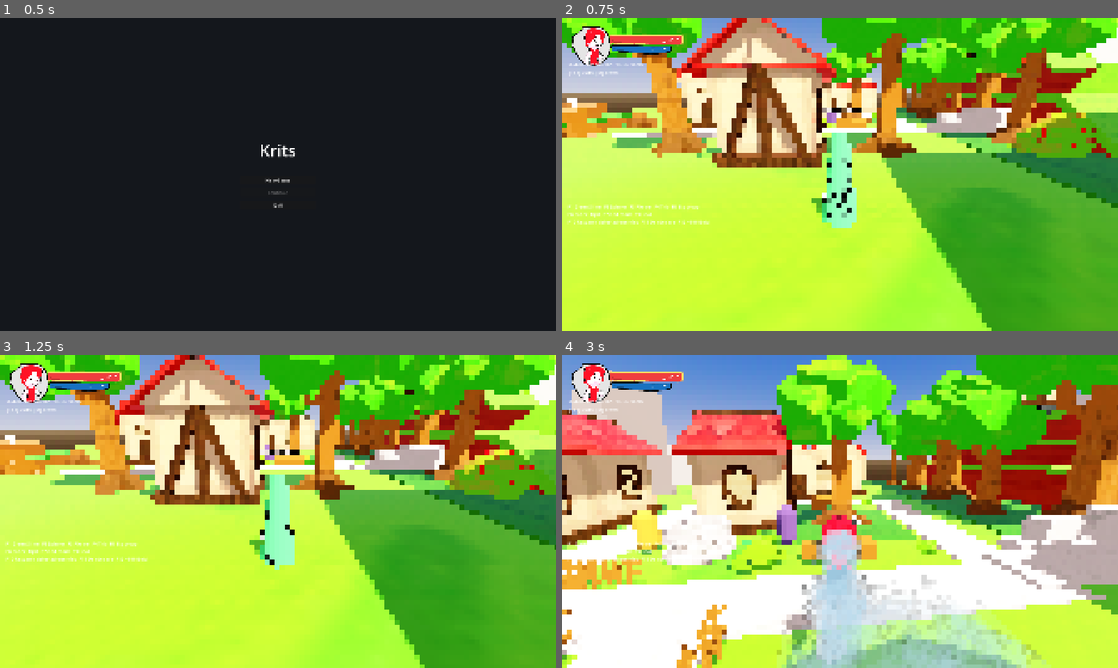
Above: before the commit, frames 1-4 (two rows, left to right).
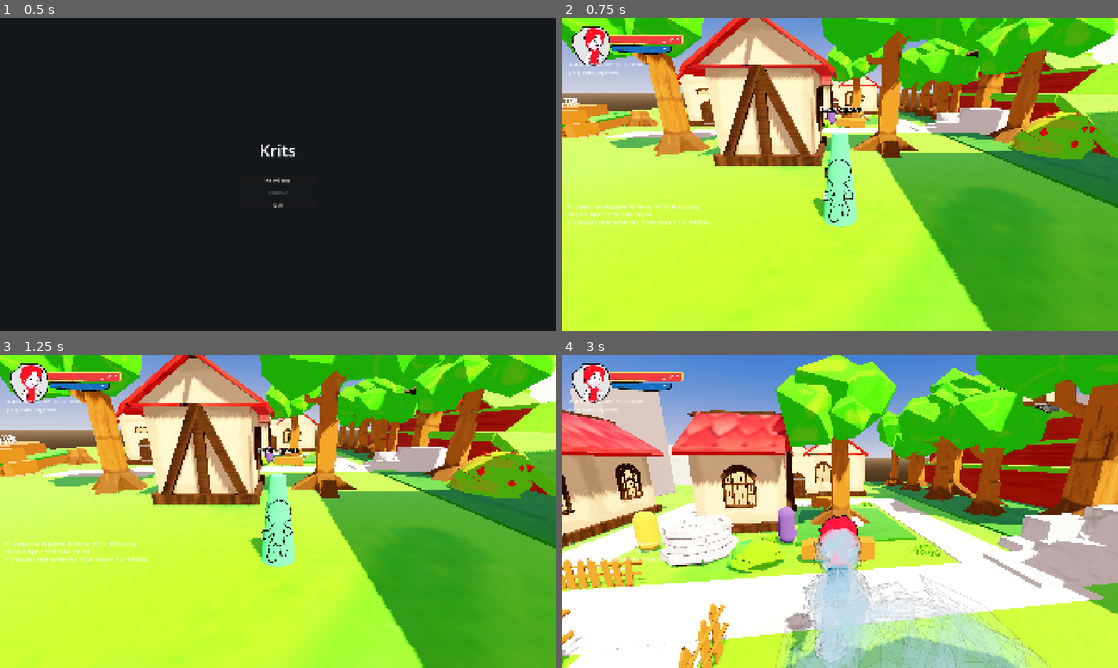
Above: after the commit, the same moments.

Repository: doggoanim/Krits
Game: Godot game, scene res://ui/main_menu.tscn
The game is run twice, just before and just after one commit, with the same random seed, the same clock (stepped at 60 frames per second) and the same inputs.
Inputs (mouse positions are in pixels of both pictures, inside the frame that each line leads up to):
- Up to frame 1 (0.5 s): no input
- Up to frame 2 (0.75 s): click "New Game" at 0.5 s
- Up to frame 3 (1.25 s): no input
- Up to frame 4 (3 s): tap Enter at 1.25 s; move the mouse to (867, 511) at 1.27 s; hold Ctrl (crouch_pound) 1.28-2.03 s; hold W (move_forward) from 1.28 s (still down); click (867, 511) at 1.42 s; tap Space (jump) at 1.52, 2.27 s; move the mouse to (812, 511) at 2.02 s; tap E (interact) at 2.1 s; move the mouse to (851, 505) at 2.77 s; hold Shift (roll_dive) from 2.78 s (still down)

Frame 1 is identical in both runs. In frame 2, 8.4% of the frame differs, in the area x 0-100%, y 0-100%; in frame 3, 8.7%; in frame 4, 13%.

Commit message:
polishing

Diff:
--- a/main.tscn
+++ b/main.tscn
@@ -6,4 +6,4 @@
 [node name="Main" type="Node3D" unique_id=1201764531]
 script = ExtResource("1")
 env_config = ExtResource("2_0xm2m")
-pixelate_size = 3.0
+pixelate_size = 0.01
--- a/player/player_config.gd
+++ b/player/player_config.gd
@@ -3,7 +3,7 @@
 ## All movement tunables in one place. Duplicate/edit the .tres to tweak the feel.
 
 @export_group("Ground")
-@export var max_step_height := 0.4   ## tallest riser Player._try_step_up() will climb automatically
+@export var max_step_height := .4   ## tallest riser Player._try_step_up() will climb automatically
 									  ## (stairs, a curb) instead of treating it as a wall — see
 									  ## that method's own doc comment. Taller than this still blocks
 									  ## normally and needs an actual jump.
--- a/world/grass_biome_lighting.tres
+++ b/world/grass_biome_lighting.tres
@@ -6,6 +6,7 @@
 [resource]
 script = ExtResource("1_v032n")
 sun_energy = 1.2
+sun_shadow_blur = 0.0
 brightness = 0.83
 contrast = 1.15
 saturation = 1.0
--- a/world/hometown.tscn
+++ b/world/hometown.tscn
@@ -305,13 +305,22 @@
 [node name="tree_chesburg_６" parent="Props/Trees" unique_id=1761606458 instance=ExtResource("24_i8mdn")]
 transform = Transform3D(-4.371139e-08, 0, -1, 0, 0.8, 0, 1, 0, -4.371139e-08, 24, 0, -26)
 
-[node name="DustMotes" type="GPUParticles3D" parent="Props"]
+[node name="tree_chesburg_11" parent="Props/Trees" unique_id=823451885 instance=ExtResource("30_vgvlt")]
+transform = Transform3D(-2.9802322e-08, 0, -1.9000001, 0, 1.3, 0, 1.5999999, 0, -5.9604645e-08, 24, 0, -6)
+
+[node name="tree_chesburg_12" parent="Props/Trees" unique_id=929990572 instance=ExtResource("30_vgvlt")]
+transform = Transform3D(-0.33646473, 0, 1.2557036, 0, 1.3, 0, -1.2557036, 0, -0.33646473, 28, 0, 12)
+
+[node name="tree_chesburg_６2" parent="Props/Trees" unique_id=490283275 instance=ExtResource("24_i8mdn")]
+transform = Transform3D(0.49999997, 0, -0.86602545, 0, 1, 0, 0.86602545, 0, 0.49999997, 21, 0, 3)
+
+[node name="DustMotes" type="GPUParticles3D" parent="Props" unique_id=1266064599]
 transform = Transform3D(1, 0, 0, 0, 1, 0, 0, 0, 1, 10, 2, -10)
 script = ExtResource("41_ambient_motes")
 area_size = Vector3(16, 4, 16)
 mote_count = 50
 
-[node name="Fireflies" type="GPUParticles3D" parent="Props"]
+[node name="Fireflies" type="GPUParticles3D" parent="Props" unique_id=640155073]
 transform = Transform3D(1, 0, 0, 0, 1, 0, 0, 0, 1, -20, 1, -2)
 script = ExtResource("41_ambient_motes")
 area_size = Vector3(10, 2.5, 10)
@@ -321,7 +330,7 @@
 mote_size = 0.035
 drift_speed = 0.3
 
-[node name="WindLines" type="GPUParticles3D" parent="Props"]
+[node name="WindLines" type="GPUParticles3D" parent="Props" unique_id=1252742016]
 transform = Transform3D(1, 0, 0, 0, 1, 0, 0, 0, 1, 10, 1.5, -10)
 script = ExtResource("42_wind_lines")
 area_size = Vector3(20, 3, 20)
@@ -360,7 +369,7 @@
 [node name="grass1" parent="Props/eyecandies" unique_id=1743353139 instance=ExtResource("26_muepx")]
 transform = Transform3D(1, 0, 0, 0, 1, 0, 0, 0, 1, 13, 0, -4)
 
-[node name="Wind" type="Node" parent="Props/eyecandies/grass1"]
+[node name="Wind" type="Node" parent="Props/eyecandies/grass1" unique_id=1966091545]
 script = ExtResource("40_foliage_wind")
 
 [node name="log" parent="Props/eyecandies" unique_id=1518400935 instance=ExtResource("29_2m3w5")]
@@ -372,19 +381,64 @@
 [node name="grass2" parent="Props/eyecandies" unique_id=1863238249 instance=ExtResource("27_yu71x")]
 transform = Transform3D(1, 0, 0, 0, 1, 0, 0, 0, 1, 13, 0, -14)
 
-[node name="Wind" type="Node" parent="Props/eyecandies/grass2"]
+[node name="Wind" type="Node" parent="Props/eyecandies/grass2" unique_id=891379699]
 script = ExtResource("40_foliage_wind")
 
 [node name="grass3" parent="Props/eyecandies" unique_id=627943168 instance=ExtResource("27_yu71x")]
 transform = Transform3D(1, 0, 0, 0, 1, 0, 0, 0, 1, 6, 0, -6)
 
-[node name="Wind" type="Node" parent="Props/eyecandies/grass3"]
+[node name="Wind" type="Node" parent="Props/eyecandies/grass3" unique_id=90082719]
 script = ExtResource("40_foliage_wind")
 
 [node name="bush" parent="Props/eyecandies" unique_id=616452771 instance=ExtResource("29_52qkm")]
 transform = Transform3D(1, 0, 0, 0, 1, 0, 0, 0, 1, 6, 0, -4)
 
-[node name="Wind" type="Node" parent="Props/eyecandies/bush"]
+[node name="Wind" type="Node" parent="Props/eyecandies/bush" unique_id=394118038]
+script = ExtResource("40_foliage_wind")
+
+[node name="fence" parent="Props/eyecandies" unique_id=1234966156 instance=ExtResource("35_0005w")]
+transform = Transform3D(1, 0, 0, 0, 1, 0, 0, 0, 1, 1.3, 0, -3)
+
+[node name="fence2" parent="Props/eyecandies" unique_id=1128572959 instance=ExtResource("35_0005w")]
+transform = Transform3D(-6.9938224e-08, 0, -1, 0, 1.3, 0, 1.6, 0, -4.371139e-08, 6.1000004, 0, 1.9000002)
+
+[node name="fence3" parent="Props/eyecandies" unique_id=1056758214 instance=ExtResource("35_0005w")]
+transform = Transform3D(2.0981466e-07, 0, 1, 0, 1.3, 0, -1.6, 0, 1.3113416e-07, 3.1000004, 0, 1.9)
+
+[node name="blueberry_bush" parent="Props/eyecandies" unique_id=1748432056 instance=ExtResource("37_emeer")]
+transform = Transform3D(1, 0, 0, 0, 1, 0, 0, 0, 1, -9.5, 0, -12)
+
+[node name="Wind" type="Node" parent="Props/eyecandies/blueberry_bush" unique_id=386296288]
+script = ExtResource("40_foliage_wind")
+
+[node name="berry_bush" parent="Props/eyecandies" unique_id=888765469 instance=ExtResource("28_52qkm")]
+transform = Transform3D(1, 0, 0, 0, 1, 0, 0, 0, 1, -9.5, 0, -9.3)
+
+[node name="Wind" type="Node" parent="Props/eyecandies/berry_bush" unique_id=1360914505]
+script = ExtResource("40_foliage_wind")
+
+[node name="berry_bush2" parent="Props/eyecandies" unique_id=1794700689 instance=ExtResource("28_52qkm")]
+transform = Transform3D(-0.70710677, 0, -0.70710677, 0, 1, 0, 0.70710677, 0, -0.70710677, -9.7, 0, -6.9)
+
+[node name="Wind" type="Node" parent="Props/eyecandies/berry_bush2" unique_id=55595392]
+script = ExtResource("40_foliage_wind")
+
+[node name="berry_bush3" parent="Props/eyecandies" unique_id=1860891756 instance=ExtResource("28_52qkm")]
+transform = Transform3D(1.6, 0, 0, 0, 2, 0, 0, 0, 1.8, 24.3, 0, 12)
+
+[node name="Wind" type="Node" parent="Props/eyecandies/berry_bush3" unique_id=800554170]
+script = ExtResource("40_foliage_wind")
+
+[node name="berry_bush4" parent="Props/eyecandies" unique_id=1807819526 instance=ExtResource("28_52qkm")]
+transform = Transform3D(1.5454813, 0, 0.5124617, 0, 2.5000002, 0, -0.4141105, 0, 1.9125334, 20.3, 0, 7)
+
+[node name="Wind" type="Node" parent="Props/eyecandies/berry_bush4" unique_id=978202501]
+script = ExtResource("40_foliage_wind")
+
+[node name="berry_bush5" parent="Props/eyecandies" unique_id=1981813892 instance=ExtResource("28_52qkm")]
+transform = Transform3D(-4.8956753e-08, 0, 1.386, 0, 1.7499999, 0, -1.12, 0, -6.0583986e-08, 20.3, 0, 13.1)
+
+[node name="Wind" type="Node" parent="Props/eyecandies/berry_bush5" unique_id=1523019782]
 script = ExtResource("40_foliage_wind")
 
 [node name="NPCs" type="Node3D" parent="." unique_id=298095596]
@@ -458,57 +512,3 @@
 [node name="CollisionShape3D" type="CollisionShape3D" parent="Debug/test2" unique_id=1376386726]
 transform = Transform3D(1, 0, 0, 0, 1, 0, 0, 0, 1, 6.509651, 0, -10.17687)
 shape = SubResource("BoxShape3D_256to")
-
-[node name="tree_chesburg_2" parent="." unique_id=823451885 instance=ExtResource("30_vgvlt")]
-transform = Transform3D(-2.9802322e-08, 0, -1.9000001, 0, 1.3, 0, 1.5999999, 0, -5.9604645e-08, 24, 0, -6)
-
-[node name="fence" parent="." unique_id=1234966156 instance=ExtResource("35_0005w")]
-transform = Transform3D(1, 0, 0, 0, 1, 0, 0, 0, 1, 1.3, 0, -3)
-
-[node name="fence2" parent="." unique_id=1128572959 instance=ExtResource("35_0005w")]
-transform = Transform3D(-6.9938224e-08, 0, -1, 0, 1.3, 0, 1.6, 0, -4.371139e-08, 6.1000004, 0, 1.9000002)
-
-[node name="fence3" parent="." unique_id=1056758214 instance=ExtResource("35_0005w")]
-transform = Transform3D(2.0981466e-07, 0, 1, 0, 1.3, 0, -1.6, 0, 1.3113416e-07, 3.1000004, 0, 1.9)
-
-[node name="tree_chesburg_3" parent="." unique_id=929990572 instance=ExtResource("30_vgvlt")]
-transform = Transform3D(-0.33646473, 0, 1.2557036, 0, 1.3, 0, -1.2557036, 0, -0.33646473, 28, 0, 12)
-
-[node name="blueberry_bush" parent="." unique_id=1748432056 instance=ExtResource("37_emeer")]
-transform = Transform3D(1, 0, 0, 0, 1, 0, 0, 0, 1, -9.5, 0, -12)
-
-[node name="Wind" type="Node" parent="blueberry_bush"]
-script = ExtResource("40_foliage_wind")
-
-[node name="berry_bush" parent="." unique_id=888765469 instance=ExtResource("28_52qkm")]
-transform = Transform3D(1, 0, 0, 0, 1, 0, 0, 0, 1, -9.5, 0, -9.3)
-
-[node name="Wind" type="Node" parent="berry_bush"]
-script = ExtResource("40_foliage_wind")
-
-[node name="berry_bush2" parent="." unique_id=1794700689 instance=ExtResource("28_52qkm")]
-transform = Transform3D(-0.70710677, 0, -0.70710677, 0, 1, 0, 0.70710677, 0, -0.70710677, -9.7, 0, -6.9)
-
-[node name="Wind" type="Node" parent="berry_bush2"]
-script = ExtResource("40_foliage_wind")
-
-[node name="berry_bush3" parent="." unique_id=1860891756 instance=ExtResource("28_52qkm")]
-transform = Transform3D(1.6, 0, 0, 0, 2, 0, 0, 0, 1.8, 24.3, 0, 12)
-
-[node name="Wind" type="Node" parent="berry_bush3"]
-script = ExtResource("40_foliage_wind")
-
-[node name="berry_bush4" parent="." unique_id=1807819526 instance=ExtResource("28_52qkm")]
-transform = Transform3D(1.5454813, 0, 0.5124617, 0, 2.5000002, 0, -0.4141105, 0, 1.9125334, 20.3, 0, 7)
-
-[node name="Wind" type="Node" parent="berry_bush4"]
-script = ExtResource("40_foliage_wind")
-
-[node name="berry_bush5" parent="." unique_id=1981813892 instance=ExtResource("28_52qkm")]
-transform = Transform3D(-4.8956753e-08, 0, 1.386, 0, 1.7499999, 0, -1.12, 0, -6.0583986e-08, 20.3, 0, 13.1)
-
-[node name="Wind" type="Node" parent="berry_bush5"]
-script = ExtResource("40_foliage_wind")
-
-[node name="tree_chesburg_６" parent="." unique_id=490283275 instance=ExtResource("24_i8mdn")]
-transform = Transform3D(0.49999997, 0, -0.86602545, 0, 1, 0, 0.86602545, 0, 0.49999997, 21, 0, 3)
Not shown: 1 places in world/hometown.tscn that only renumber resources
